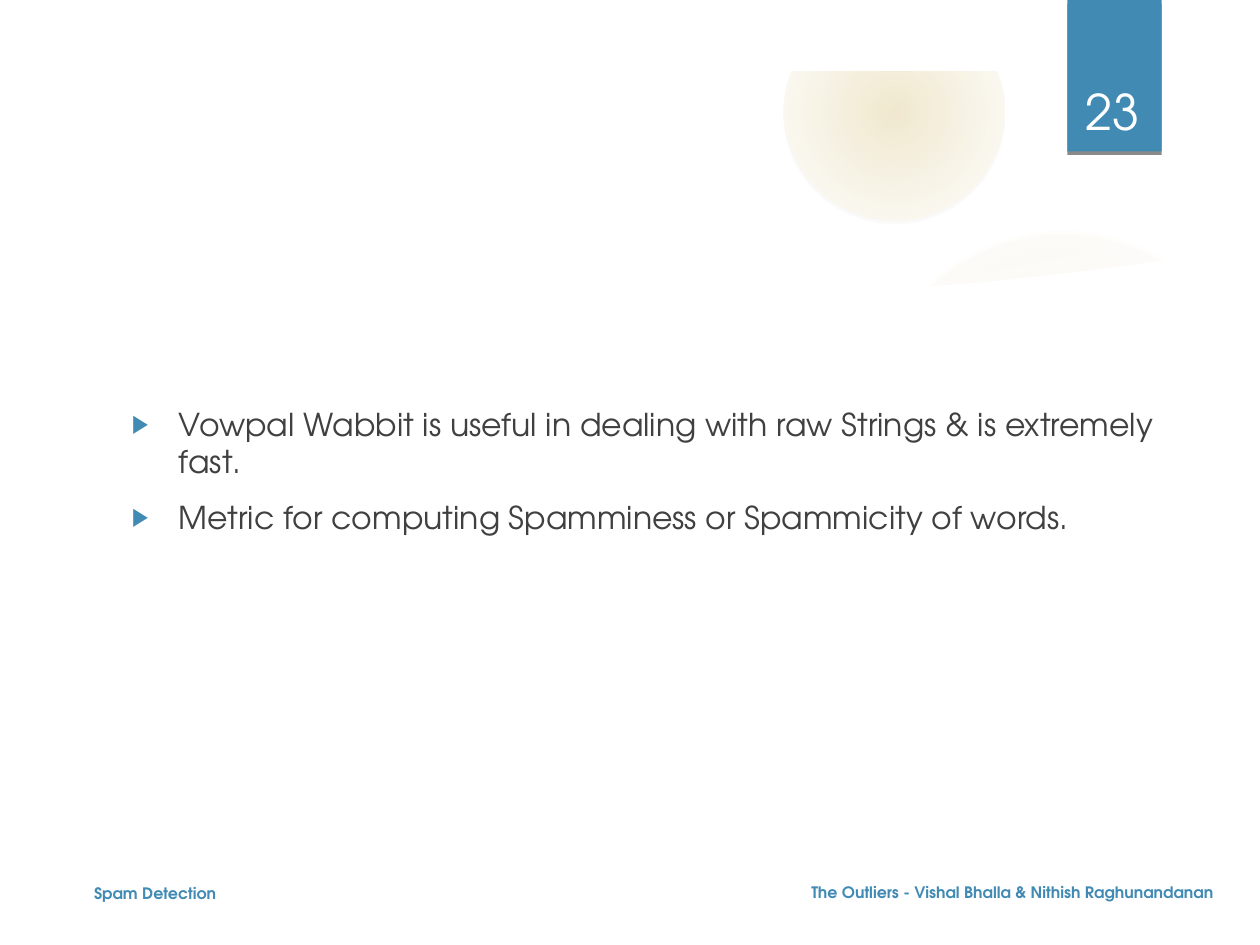
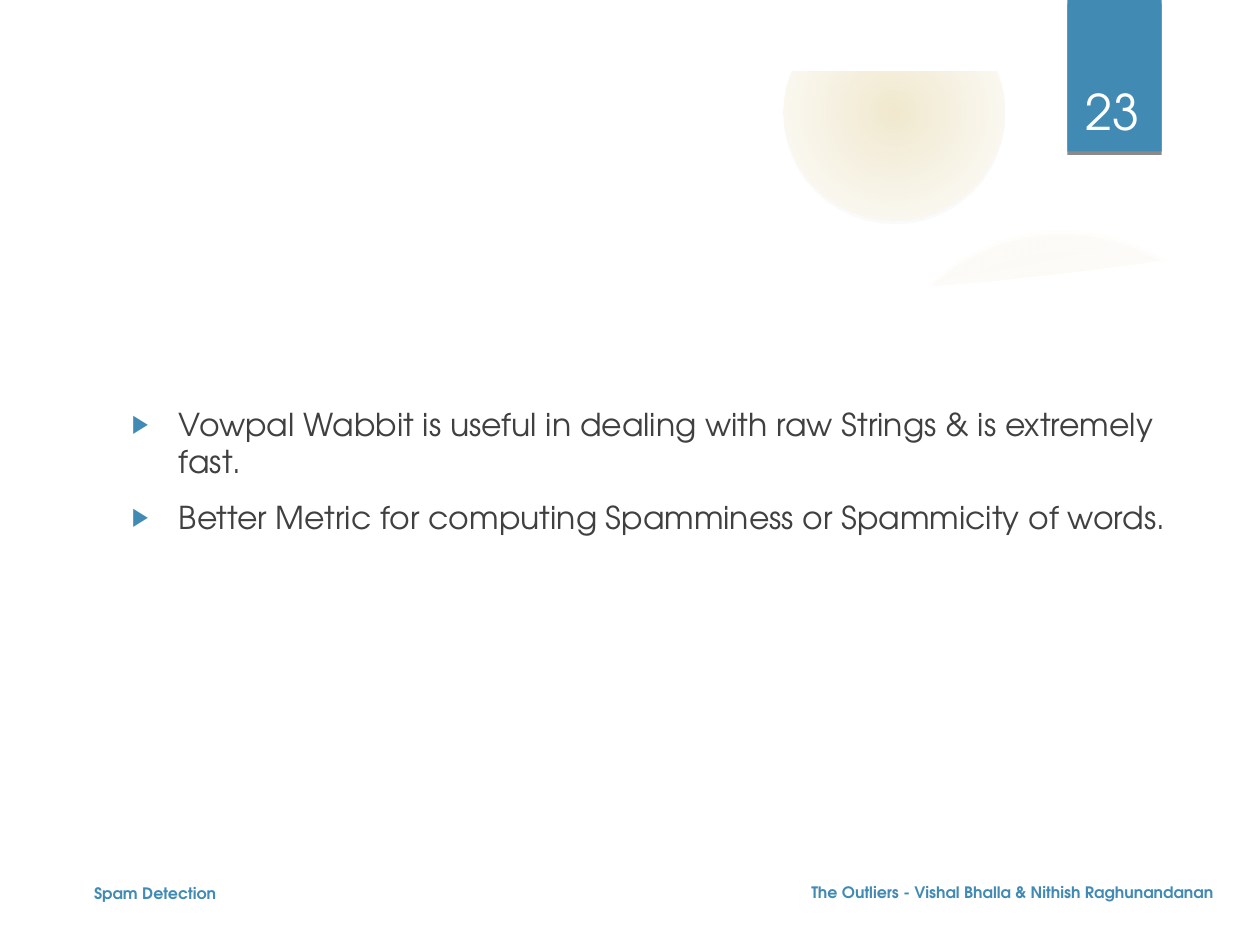
Before and after one commit to nehgu/Anomaly-Detection, a slide deck: slide 23 of Challenges/Spam Filtering Challenge 4/Ppt - Spam Detection Challenge-4.odp. Drawn at 1260x945 pixels with LibreOffice and Linux fonts; fonts in the diff are those of the drawing; background and template pictures are left out. Boxes give left, top, right and bottom in pixels: in the first picture for what was removed or moved away, otherwise in the second. Text is boxed around its words. In the diff, an @@ line names an element or a change of style, - is before the commit and + after.

```diff
--- a/Challenges/Spam Filtering Challenge 4/Ppt - Spam Detection Challenge-4.odp
+++ b/Challenges/Spam Filtering Challenge 4/Ppt - Spam Detection Challenge-4.odp
@@ text at (179, 505, 1165, 536): text changed @@
-▶ Metric for computing Spamminess or Spammicity of words.
+▶ Better Metric for computing Spamminess or Spammicity of words.
```
Also in this commit, not shown: 11 other slides changed, 1 slide added.
